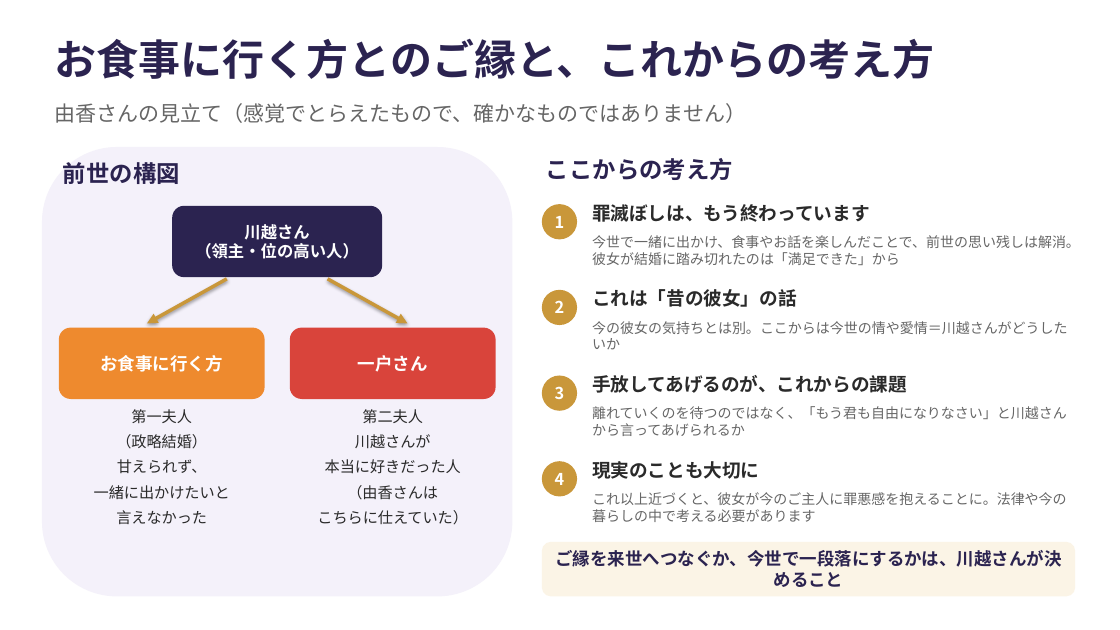
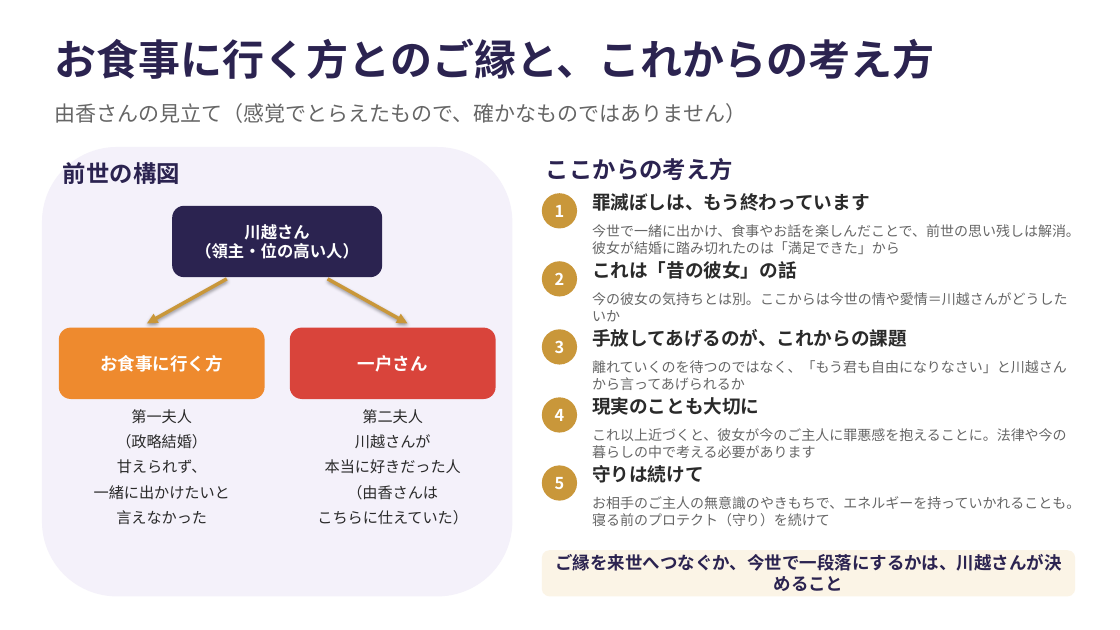
Before and after one commit to y-takahashi-cmd/MyBrain, a slide deck: slide 1 of 20_Projects/海音_心体の調律/タマラ/川越さん/20261014_ご縁と考え方_お食事の方.pptx. Drawn at 1120x630 pixels with LibreOffice and Linux fonts; fonts in the diff are those of the drawing. Boxes give left, top, right and bottom in pixels: in the first picture for what was removed or moved away, otherwise in the second. Text is boxed around its words. In the diff, an @@ line names an element or a change of style, - is before the commit and + after.

```diff
--- a/20_Projects/海音_心体の調律/タマラ/川越さん/20261014_ご縁と考え方_お食事の方.pptx
+++ b/20_Projects/海音_心体の調律/タマラ/川越さん/20261014_ご縁と考え方_お食事の方.pptx
@@ 2 texts, 1 ellipse: place and size @@
-2 texts, 1 ellipse at (542, 204, 1080, 265)
+2 texts, 1 ellipse at (542, 193, 1080, 254)
@@ 2 texts, 1 ellipse: place and size @@
-2 texts, 1 ellipse at (542, 289, 1067, 350)
+2 texts, 1 ellipse at (542, 261, 1067, 322)
@@ 2 texts, 1 ellipse: place and size @@
-2 texts, 1 ellipse at (542, 375, 1067, 436)
+2 texts, 1 ellipse at (542, 329, 1067, 390)
@@ 2 texts, 1 ellipse: place and size @@
-2 texts, 1 ellipse at (542, 461, 1067, 522)
+2 texts, 1 ellipse at (542, 397, 1067, 458)
@@ ellipse added at (542, 465, 577, 501), fill #C9973A, 14 pt, text #FFFFFF, bold @@
+5
@@ text added at (592, 465, 704, 483), 16 pt, text #2A2A2A, bold @@
+守りは続けて
@@ text added at (592, 496, 1080, 526), 12 pt, text #666666 @@
+お相手のご主人の無意識のやきもちで、エネルギーを持っていかれることも。寝る前のプロテクト（守り）を続けて
@@ rounded rectangle "ご縁を来世へつなぐか、今世で一段落にするかは、川越さんが決めること": place and size @@
-rounded rectangle "ご縁を来世へつなぐか、今世で一段落にするかは、川越さんが決めること" at (542, 542, 1075, 597)
+rounded rectangle "ご縁を来世へつなぐか、今世で一段落にするかは、川越さんが決めること" at (542, 550, 1075, 597)
```
Also in this commit, not shown: 1 other file.
